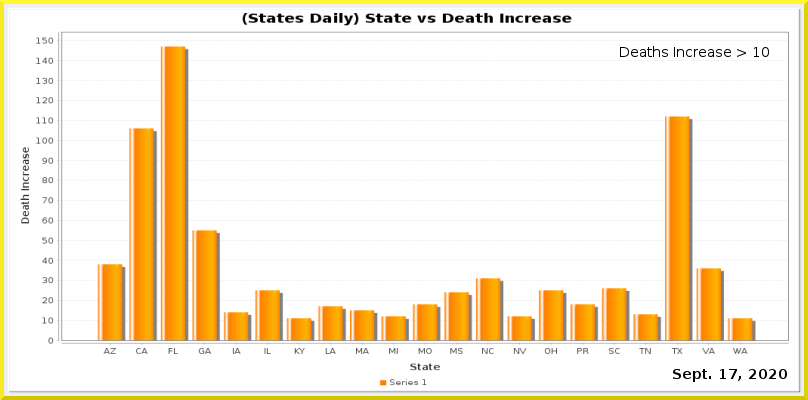
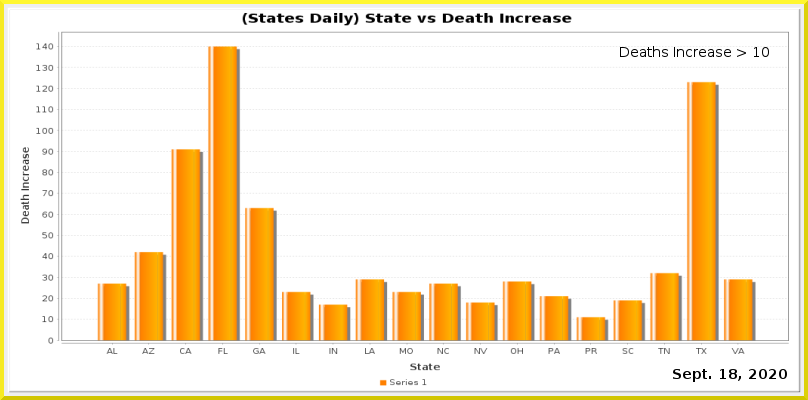
Comparing the layer stacks of the two 808 × 400 images. Changes:
painted on "Current Date" over [729, 369, 737, 379]
painted on "Date_vs_TestIncrease.png" over [36, 37, 789, 354]
